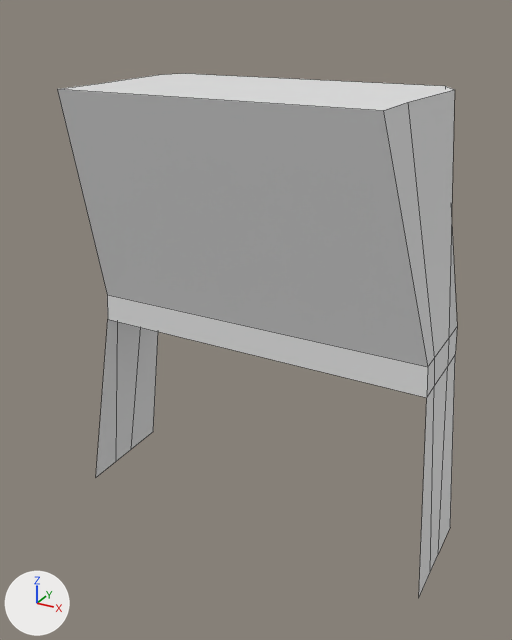
Two versions of the FBX model Assets/Items/Equipment/Legs/Wizard Robe Bottoms/Robe Bottoms.fbx, one commit apart.
The view is the same before and after, from a camera (50 mm lens) standing at (1.76, -3.31, 2.78) and looking at (0.01, -0.13, 1.19). Lighting does not change. The marker at lower left points along +X, +Y and +Z. Mesh edges are drawn as thin lines. Where no turn or scale is listed for an object, it has been applied to the vertices. Vertices at the same position are counted once.

The scene before the commit, as lines of its bpy script (objects in view):
```python
me_cube_001 = bpy.data.meshes.new('Cube.001')
me_cube_001.from_pydata(...)  # 32 vertices, 23 faces; spans x -1.12..1.12, y -0.62..0.43, z -4.14..-1.58
ob_player_legs = bpy.data.objects.new('Player Legs', me_cube_001)
ob_player_legs.location = (0.0, 0.0, 4.0)
```
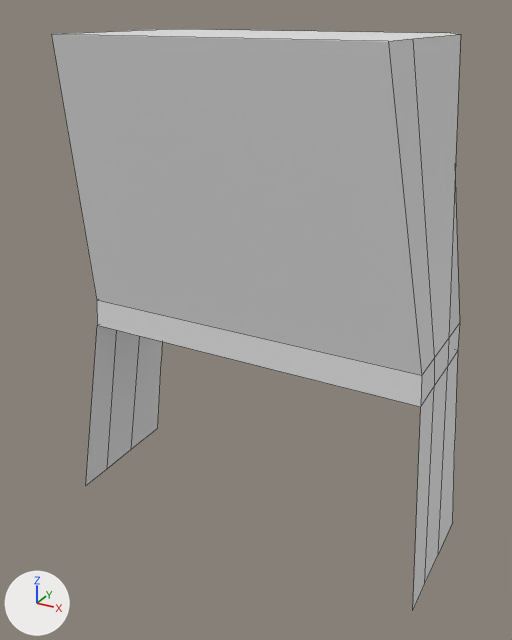
Boxes [x1, y1, x2, y2] around the edits, measured in the pictures (512 x 640 px):
'Player Legs', reshaped (11% taller): before [57, 74, 457, 596]; after [51, 29, 461, 609]

What changed in the scene script:
```text
Change me_cube_001:
    used by ob_player_legs; location = (0.0, 0.0, 4.0)
    remove me_cube_001.from_pydata(...)  # 32 vertices, 23 faces; spans x -1.12..1.12, y -0.62..0.43, z -4.14..-1.58
    add me_cube_001.from_pydata(...)  # 36 vertices, 23 faces; spans x -1.12..1.12, y -0.62..0.43, z -4.14..-1.33
    me_cube_001 part 1
    3 faces are deleted
    8 vertices in x -0.87..0.87, y -0.62..0.43, z -1.58 move by (0.0, 0.0, 0.25)
    8 vertices in x -1.12..1.12, y -0.34..-0.12, z -4.14..-2.83 move by (0.0, -0.1, 0.0)
    4 vertices in x -1.12..1.01, y 0.31..0.37, z -4.14..-2.83 move by (0.0, 0.06, 0.0)
    2 vertices move from x -1.0..1.12, y 0.32..0.37, z -4.14..-2.83 to x -1.0..1.12, y 0.37..0.42, z -4.14..-2.83
    4 vertices are added at (1.07, 0.39, -3.57), (-1.07, 0.39, -3.57), (0.0, 0.42, -3.0), (0.0, 0.37, -4.14)
    3 new faces join them
```
